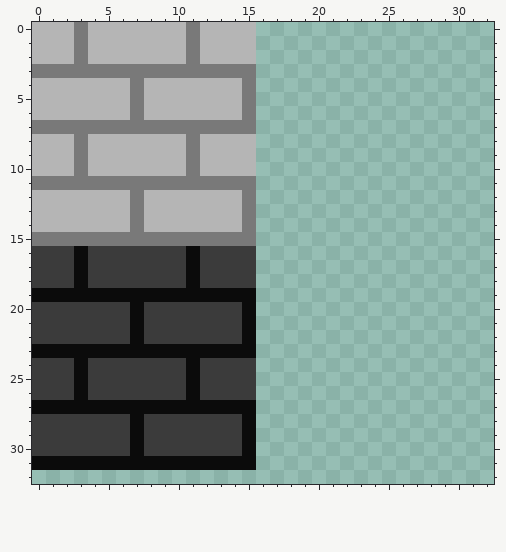
Pixel-art sprite: res/textures/blocks.png. Above, as it was before the edit.
The file is 64x64 pixels. Shown: x 0..32, y 0..32.
The result:
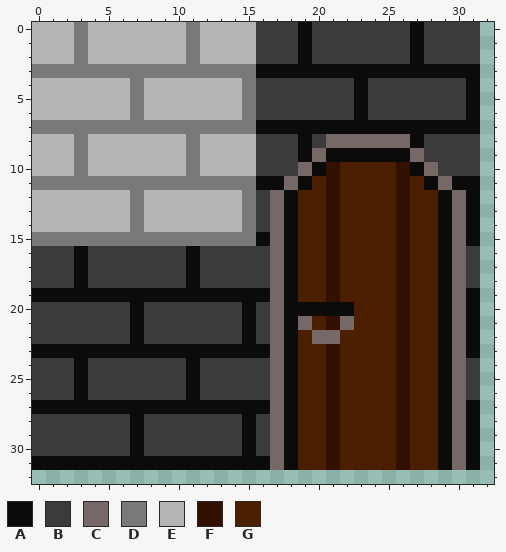
Palette (. is transparent): A #0b0b0b  B #3b3b3b  C #776868  D #797979  E #b5b5b5  F #320f00  G #4b1e00
Commit: Added coord parameters to addBlock()
From old to new:
Colour A is added in rows 0 to 2 at x 19 and 27; in row 3 at x 16 to 31; in rows 4 to 6 at x 23 and 31; in row 7 at x 16 to 31; in row 8 at x 19 and 27; in row 9 at x 19 and 21 to 26.
Colour A is added in row 10 at x 20 and 27; in row 11 at x 16 to 17, 19, 28 and 30 to 31; in rows 12 to 14 at x 18, 29 and 31; in row 15 at x 16, 18, 29 and 31; in rows 16 to 18 at x 18 and 29; in row 19 at x 16, 18, 29 and 31.
Colour A is added in row 20 at x 18 to 22, 29 and 31; in rows 21 to 22 at x 18, 29 and 31; in row 23 at x 16, 18, 29 and 31; in rows 24 to 26 at x 18 and 29; in row 27 at x 16, 18, 29 and 31; in rows 28 to 30 at x 18, 29 and 31.
Colour A is added in row 31 at x 16, 18, 29 and 31.
Colour B is added in rows 0 to 2 at x 16 to 18, 20 to 26 and 28 to 31; in rows 4 to 6 at x 16 to 22 and 24 to 30; in row 8 at x 16 to 18, 20 and 28 to 31; in row 9 at x 16 to 18 and 28 to 31; in row 10 at x 16 to 18 and 29 to 31; in rows 12 to 14 at x 16.
Colour B is added in rows 16 to 18 at x 16 and 31; in rows 20 to 22 at x 16; in rows 24 to 26 at x 16 and 31; in rows 28 to 30 at x 16.
Colour C is added in row 8 at x 21 to 26; in row 9 at x 20 and 27; in row 10 at x 19 and 28; in row 11 at x 18 and 29; in rows 12 to 20 at x 17 and 30; in row 21 at x 17, 19, 22 and 30.
Colour C is added in row 22 at x 17, 20 to 21 and 30; in rows 23 to 31 at x 17 and 30.
Colour F is added in rows 10 to 19 at x 21 and 26; in row 20 at x 26; in row 21 at x 21 and 26; in row 22 at x 26; in rows 23 to 31 at x 21 and 26.
Colour G is added in row 10 at x 22 to 25; in row 11 at x 20, 22 to 25 and 27; in rows 12 to 19 at x 19 to 20, 22 to 25 and 27 to 28; in row 20 at x 23 to 25 and 27 to 28; in row 21 at x 20, 23 to 25 and 27 to 28; in row 22 at x 19, 22 to 25 and 27 to 28.
Colour G is added in rows 23 to 31 at x 19 to 20, 22 to 25 and 27 to 28.
Boxes around the changes in both pictures, in picture pixels (x1, y1, x2, y2):
added: (256, 22, 480, 470)
